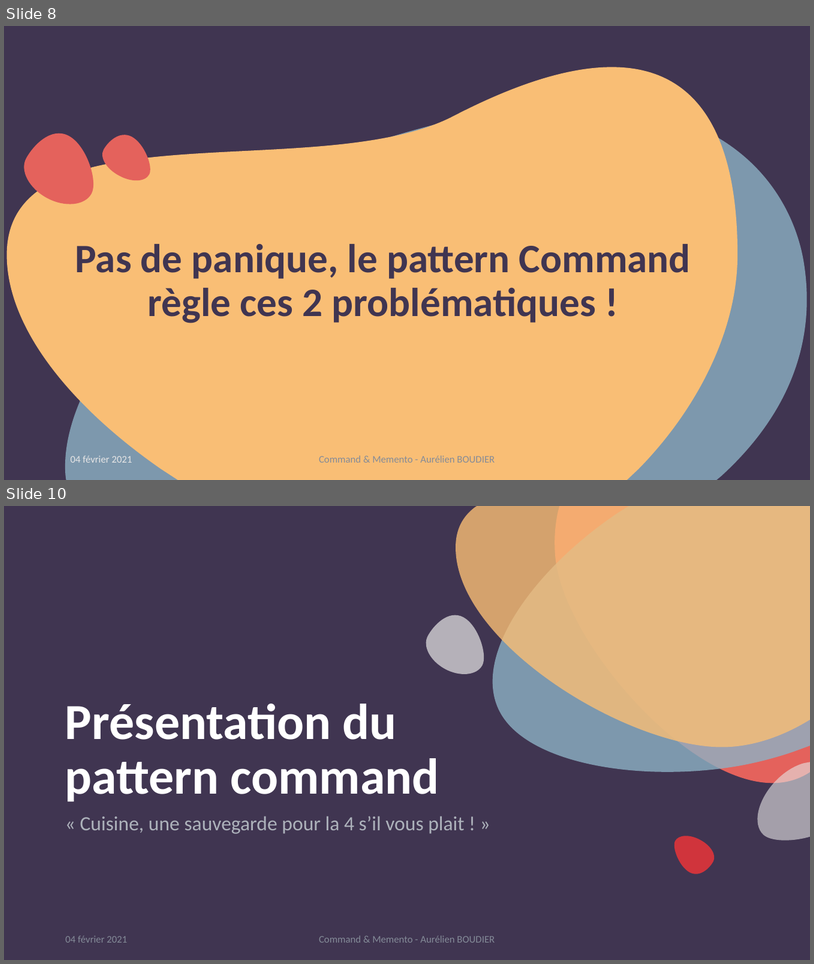
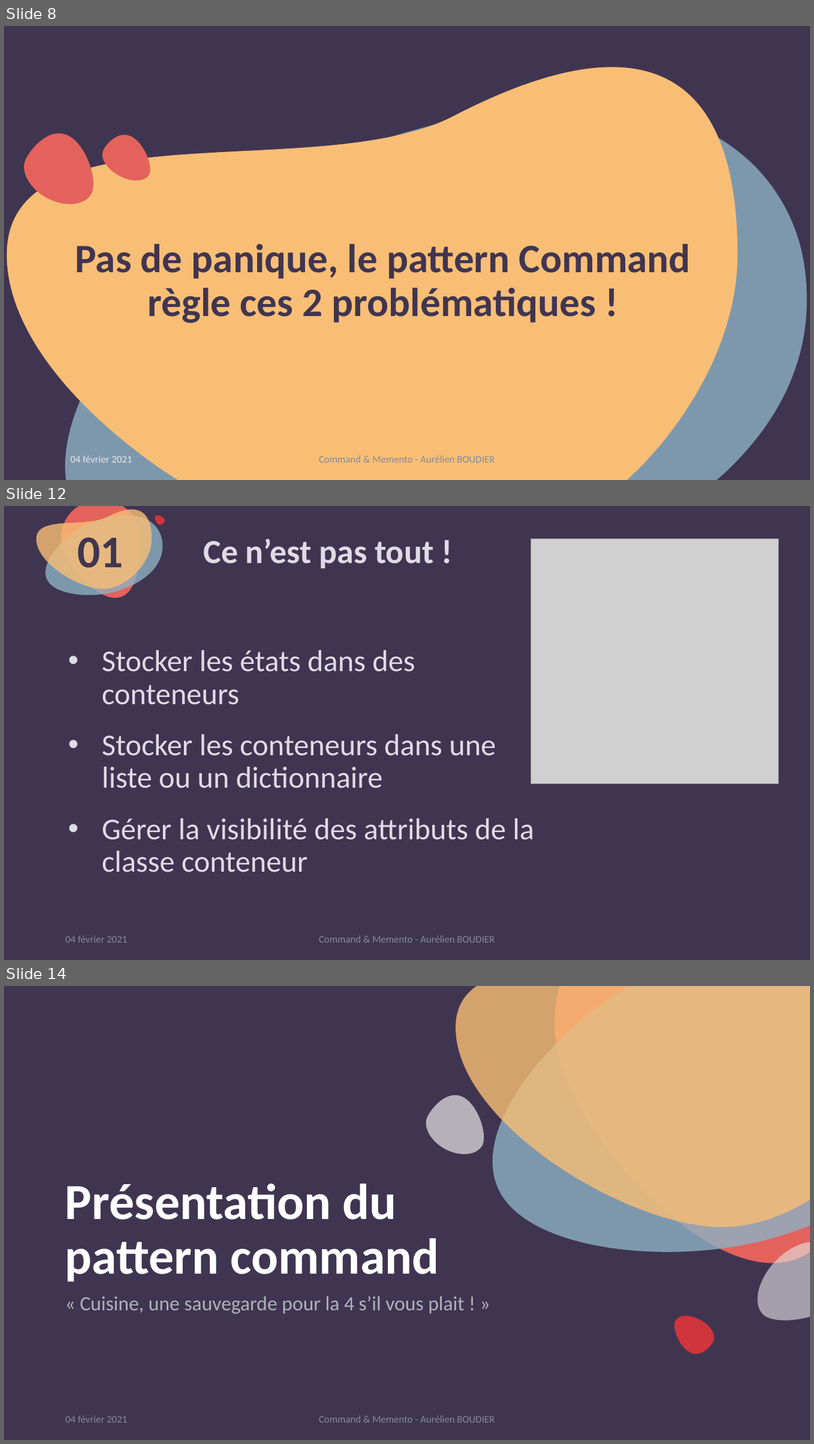
Before and after one commit to kyweez/CDA-14-DESIGN-PATTERN, a slide deck: 01-Powerpoint-presentation/PowerpointPresentation.pptx. Shown one above the other, each under a label of ours: slides 8 and 10 before the commit, slides 8, 12 and 14 after it; the slides between them are not shown. The pictures are 814x964 and 814x1444 pixels, drawn with LibreOffice and Linux fonts; fonts in the diff are those of the drawing; grey boxes stand for pictures. Boxes give left, top, right and bottom in pixels: in the first picture for what was removed or moved away, otherwise in the second. Text is boxed around its words. In the diff, an @@ line names an element or a change of style, - is before the commit and + after.

```diff
--- a/01-Powerpoint-presentation/PowerpointPresentation.pptx
+++ b/01-Powerpoint-presentation/PowerpointPresentation.pptx
@@ slide 12 added at <box>4,506,810,960</box>, background #403551 @@
@@ freeform shape added at <box>36,510,152,589</box>, fill #F9BE75 at 80% opacity @@
@@ freeform shape added at <box>46,515,163,595</box>, fill #8DB1C4 at 80% opacity @@
@@ freeform shape added at <box>61,506,140,598</box>, fill #E4625C @@
@@ freeform shape added at <box>155,515,164,525</box>, fill #D0343C @@
@@ text added at <box>78,537,124,568</box>, 54 pt, text #403551, bold @@
+01
@@ title added at <box>204,538,434,568</box>, 40 pt, text #DFDBE5, bold @@
+Ce n’est pas tout !
@@ picture added at <box>531,539,779,784</box> @@
@@ freeform shape added at <box>63,598,77,613</box>, fill #403551 @@
@@ text added at <box>102,650,534,872</box>, 36 pt, text #DFDBE5 @@
+• Stocker les états dans des conteneurs
+• Stocker les conteneurs dans une liste ou un dictionnaire
+• Gérer la visibilité des attributs de la classe conteneur
@@ text added at <box>65,935,127,942</box>, 12 pt, text #848B98 @@
+04 février 2021
@@ text added at <box>319,935,495,942</box>, 12 pt, text #848B98 @@
+Command & Memento - Aurélien BOUDIER
@@ what was slide 10 is now slide 14 @@
```
Also in this commit, not shown: 2 slides changed, 4 other slides added.
